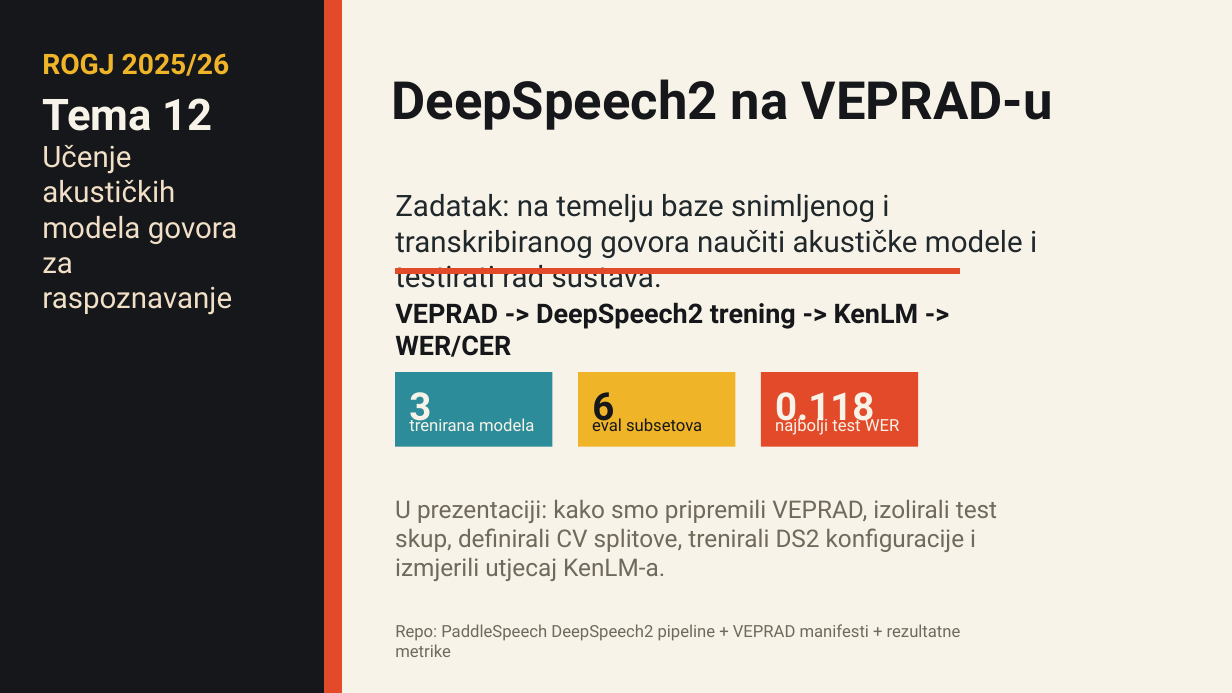
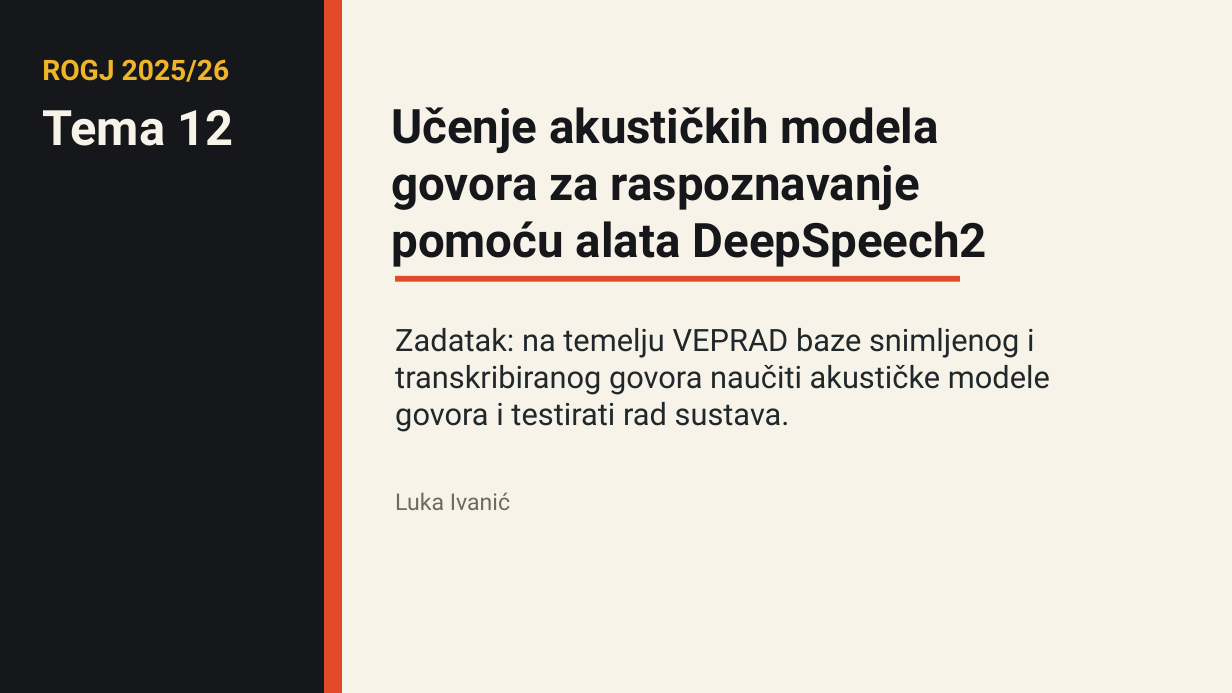
Before and after one commit to lukaIvanic/paddle_deepspeech2_clean, a slide deck: slide 1 of presentation/ROGJ_Deepspeech2_topic_presentation.pptx. Drawn at 1232x693 pixels with LibreOffice and Linux fonts; fonts in the diff are those of the drawing. Boxes give left, top, right and bottom in pixels: in the first picture for what was removed or moved away, otherwise in the second. Text is boxed around its words. In the diff, an @@ line names an element or a change of style, - is before the commit and + after.

Commit message:
Polish VEPRAD presentation slides

```diff
--- a/presentation/ROGJ_Deepspeech2_topic_presentation.pptx
+++ b/presentation/ROGJ_Deepspeech2_topic_presentation.pptx
@@ text "ROGJ 2025/26": place and size @@
-text "ROGJ 2025/26" at bbox=[42, 53, 230, 76]
+text "ROGJ 2025/26" at bbox=[42, 59, 230, 82]
@@ text removed at bbox=[391, 79, 1053, 130] @@
-DeepSpeech2 na VEPRAD-u
@@ text "Tema 12": place and size @@
-text "Tema 12" at bbox=[42, 98, 213, 131]
+text "Tema 12" at bbox=[42, 110, 233, 146]
@@ text "Tema 12" at bbox=[42, 110, 233, 146]: size 34 to 38 pt @@
@@ text at bbox=[391, 107, 987, 267]: text changed; size 23 to 37 pt; text colour #F2DFC7 to #15171A; bold on @@
-Učenje akustičkih
-modela govora
-za raspoznavanje
+Učenje akustičkih modela govora za raspoznavanje
+pomoću alata DeepSpeech2
@@ rectangle: place and size @@
-rectangle at bbox=[396, 268, 960, 274]
+rectangle at bbox=[396, 276, 960, 282]
@@ text at bbox=[395, 328, 1050, 432]: text changed; size 23 to 24 pt @@
-Zadatak: na temelju baze snimljenog i transkribiranog govora naučiti akustičke modele i testirati rad sustava.
+Zadatak: na temelju VEPRAD baze snimljenog i transkribiranog govora naučiti akustičke modele govora i testirati rad sustava.
@@ text removed at bbox=[395, 302, 919, 357] @@
-VEPRAD -> DeepSpeech2 trening -> KenLM -> WER/CER
@@ rectangle removed at bbox=[396, 372, 553, 447] @@
@@ rectangle removed at bbox=[579, 372, 736, 447] @@
@@ rectangle removed at bbox=[762, 372, 919, 447] @@
@@ text removed at bbox=[409, 392, 431, 431] @@
-3
@@ text removed at bbox=[409, 416, 534, 431] @@
-trenirana modela
@@ text removed at bbox=[592, 392, 614, 431] @@
-6
@@ text removed at bbox=[592, 416, 702, 431] @@
-eval subsetova
@@ text removed at bbox=[775, 392, 874, 431] @@
-0.118
@@ text removed at bbox=[775, 416, 899, 435] @@
-najbolji test WER
@@ text removed at bbox=[395, 500, 997, 581] @@
-U prezentaciji: kako smo pripremili VEPRAD, izolirali test skup, definirali CV splitove, trenirali DS2 konfiguracije i izmjerili utjecaj KenLM-a.
@@ text added at bbox=[395, 492, 510, 510], 18 pt, text #6F6A5B @@
+Luka Ivanić
@@ text removed at bbox=[395, 624, 961, 657] @@
-Repo: PaddleSpeech DeepSpeech2 pipeline + VEPRAD manifesti + rezultatne metrike
```
Also in this commit, not shown: 4 other slides changed, 3 slides added, 2 slides removed, 1 other file.
